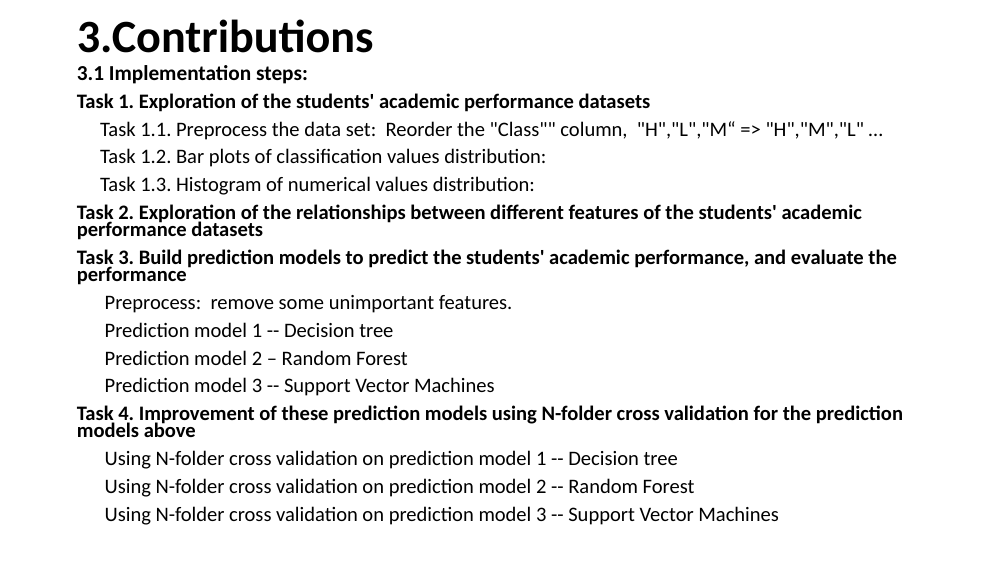
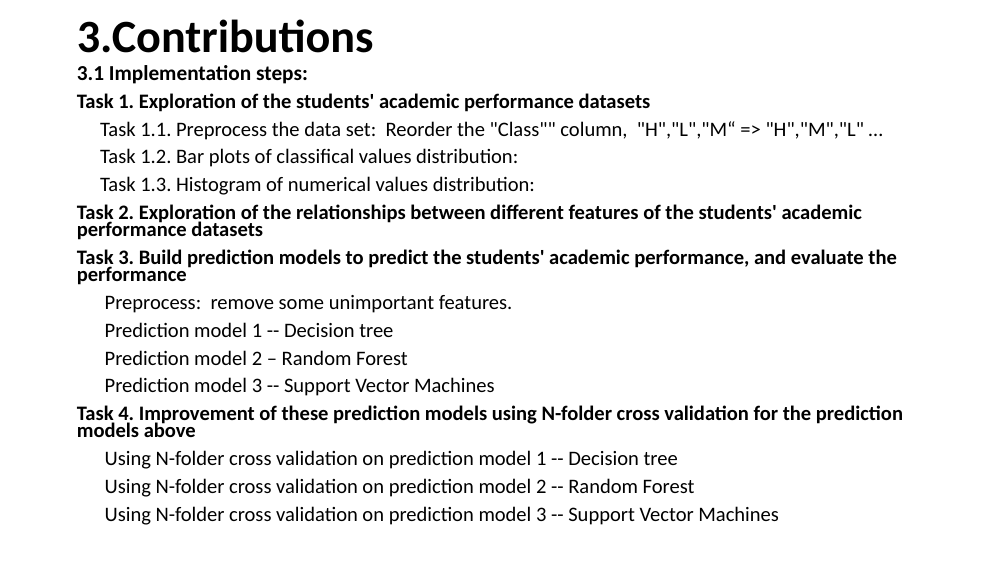
Before and after one commit to Rena-zhou/IFN702, a slide deck: slide 19 of Project presentation (presentation)- zhiying.pptx (slide 15 before the commit). Drawn at 1008x567 pixels with LibreOffice and Linux fonts; fonts in the diff are those of the drawing. Boxes give left, top, right and bottom in pixels: in the first picture for what was removed or moved away, otherwise in the second. Text is boxed around its words. In the diff, an @@ line names an element or a change of style, - is before the commit and + after.

```diff
--- a/Project presentation (presentation)- zhiying.pptx
+++ b/Project presentation (presentation)- zhiying.pptx
@@ text at bbox=[100, 148, 518, 167]: text changed @@
-Task 1.2. Bar plots of classification values distribution:
+Task 1.2. Bar plots of classifical values distribution:
```
Also in this commit, not shown: 9 other slides changed, 9 slides added, 2 slides removed.
